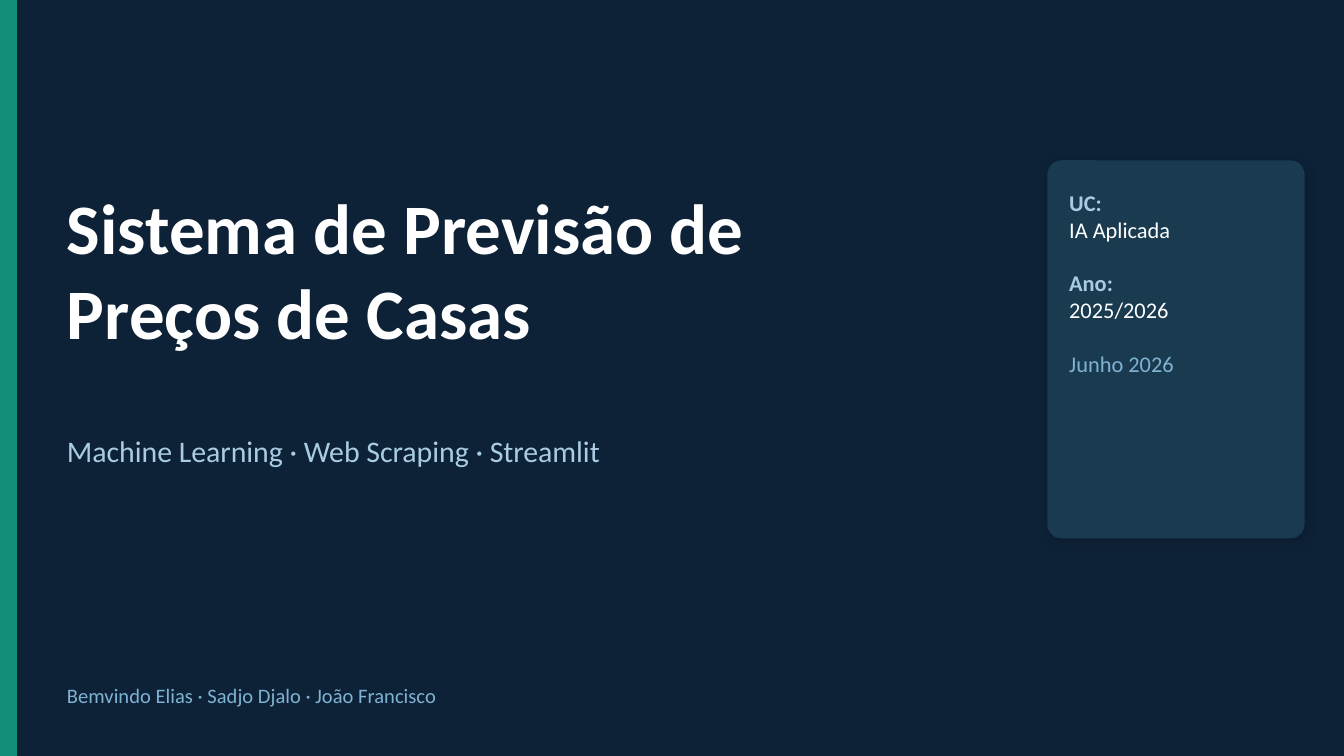
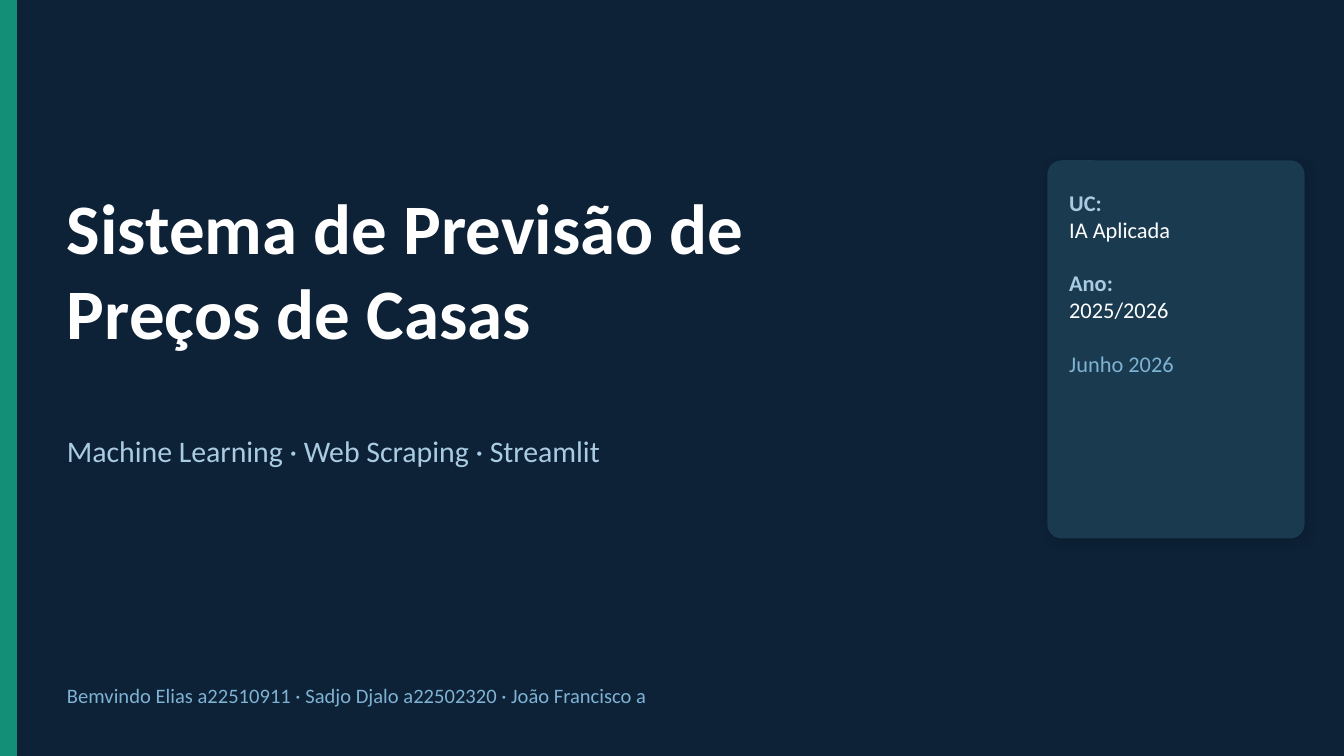
Before and after one commit to benvindo870-prog/Previsao-de-pre-o-, a slide deck: slide 1 of previsao_casas_apresentacao.pptx. Drawn at 1344x756 pixels with LibreOffice and Linux fonts; fonts in the diff are those of the drawing. Boxes give left, top, right and bottom in pixels: in the first picture for what was removed or moved away, otherwise in the second. Text is boxed around its words. In the diff, an @@ line names an element or a change of style, - is before the commit and + after.

```diff
--- a/previsao_casas_apresentacao.pptx
+++ b/previsao_casas_apresentacao.pptx
@@ text at bbox=[67, 689, 646, 707]: text changed @@
-Bemvindo Elias · Sadjo Djalo · João Francisco
+Bemvindo Elias a22510911 · Sadjo Djalo a22502320 · João Francisco a
```
Also in this commit, not shown: 1 other slide changed, 1 slide removed, 1 other file.
